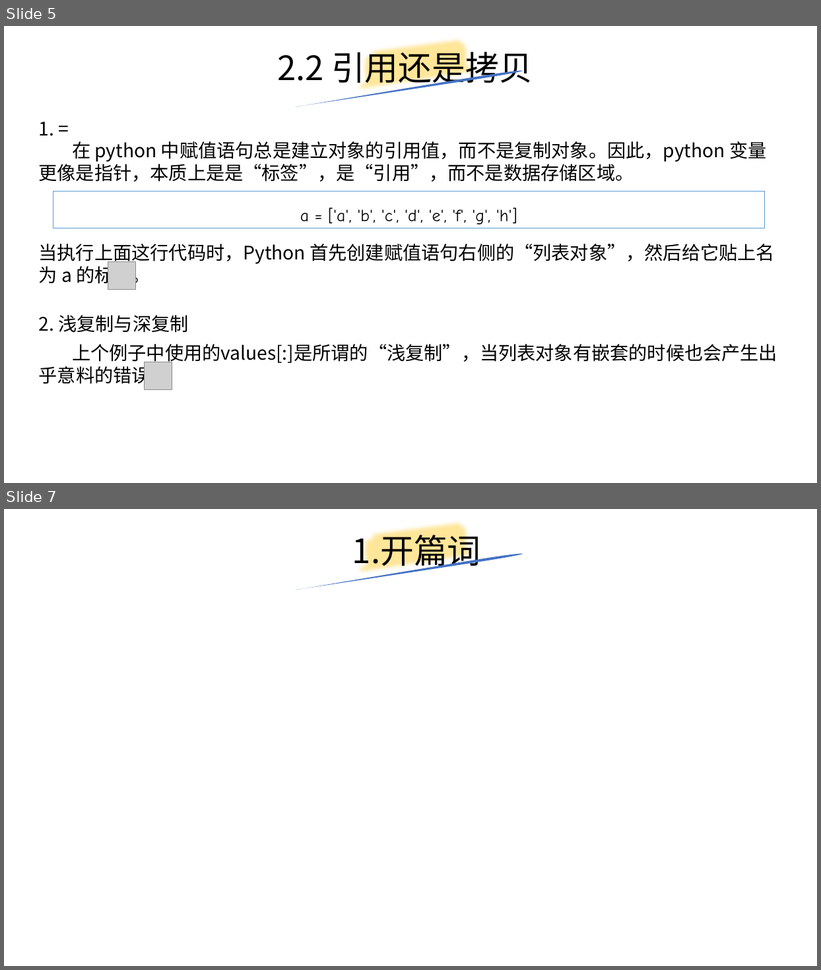
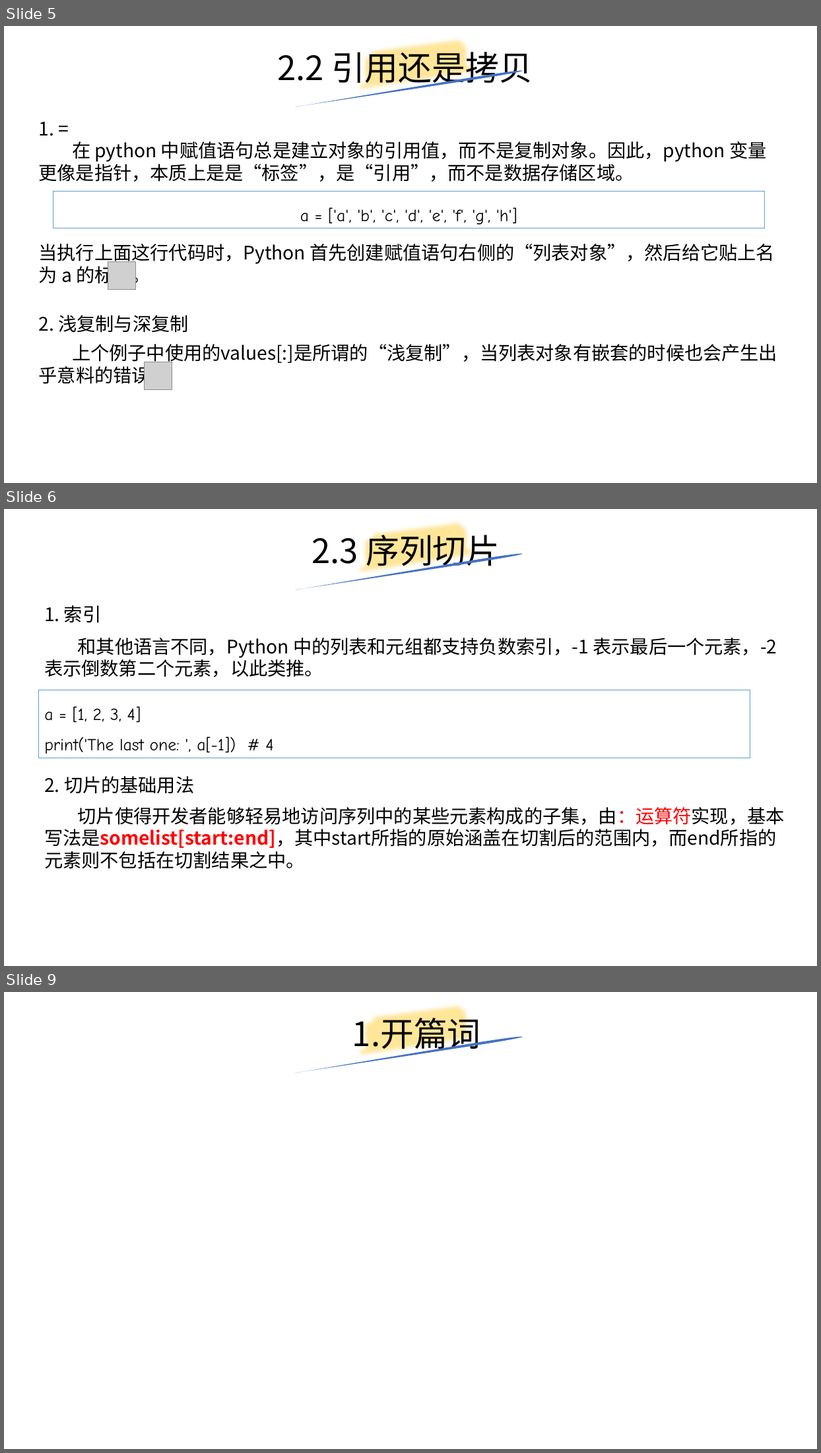
Before and after one commit to yiwenliu/CorePython, a slide deck: PPT/新建 PPTX 演示文稿.pptx. Shown one above the other, each under a label of ours: slides 5 and 7 before the commit, slides 5, 6 and 9 after it; the slides between them are not shown. The pictures are 821x970 and 821x1453 pixels, drawn with LibreOffice and Linux fonts; fonts in the diff are those of the drawing; grey boxes stand for pictures. Boxes give left, top, right and bottom in pixels: in the first picture for what was removed or moved away, otherwise in the second. Text is boxed around its words. In the diff, an @@ line names an element or a change of style, - is before the commit and + after.

```diff
--- a/PPT/新建 PPTX 演示文稿.pptx
+++ b/PPT/新建 PPTX 演示文稿.pptx
@@ slide 6 added at bbox=[4, 509, 817, 966], background #FFFFFF @@
@@ freeform shape added at bbox=[356, 509, 480, 590], outline #FFE699 16 pt @@
@@ title added at bbox=[312, 529, 500, 572], 39.6 pt, text #000000 @@
+2.3 序列切片
@@ freeform shape added at bbox=[294, 553, 523, 590], fill #4472C4 @@
@@ text added at bbox=[44, 605, 101, 623], 22 pt, text #000000 @@
+1. 索引
@@ text added at bbox=[44, 638, 778, 677], 22 pt, text #000000 @@
+和其他语言不同，Python 中的列表和元组都支持负数索引，-1 表示最后一个元素，-2 表示倒数第二个元素，以此类推。
@@ rectangle added at bbox=[38, 690, 750, 758], outline #5B9BD5 0.75 pt, 20 pt, text #000000 @@
+a = [1, 2, 3, 4]
+print('The last one: ', a[-1]) # 4
@@ text added at bbox=[44, 776, 194, 794], 22 pt, text #000000 @@
+2. 切片的基础用法
@@ text added at bbox=[44, 807, 785, 869], 22 pt, text #000000 @@
+切片使得开发者能够轻易地访问序列中的某些元素构成的子集，由：运算符实现，基本写法是somelist[start:end]，其中start所指的原始涵盖在切割后的范围内，而end所指的元素则不包括在切割结果之中。
@@ what was slide 7 is now slide 9 @@
```
Also in this commit, not shown: 2 other slides added, 1 slide removed, 1 other file.
